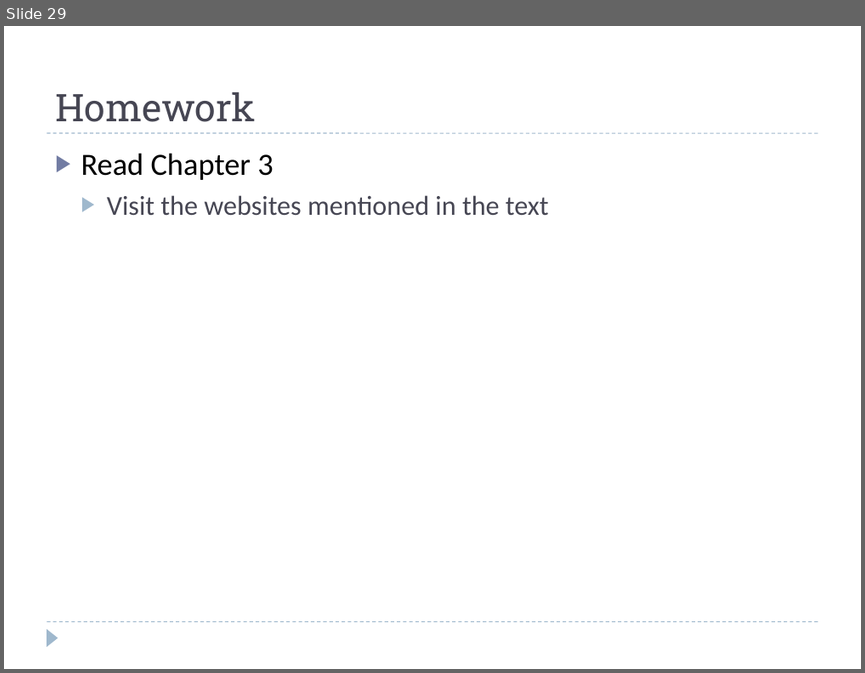
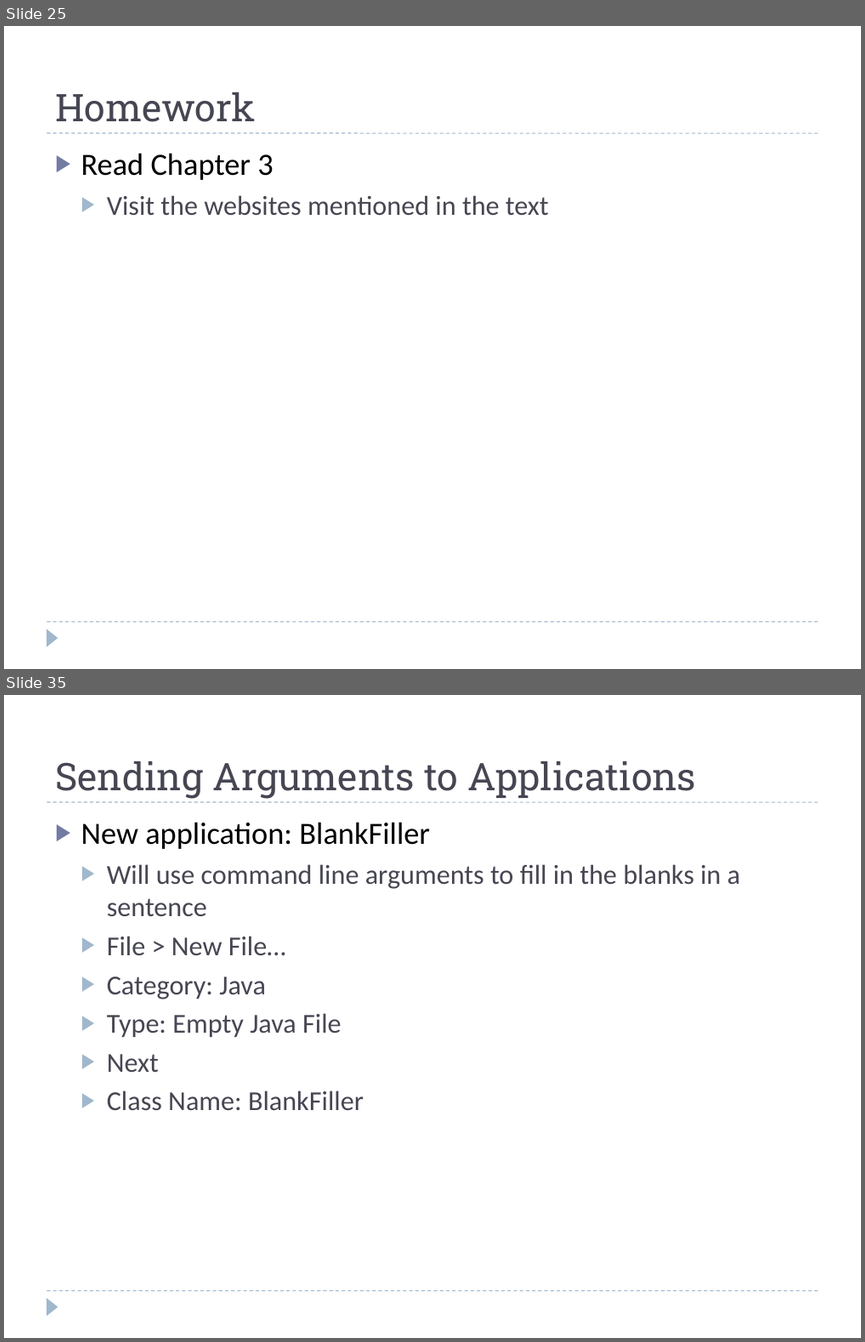
Before and after one commit to fujiboy/JavaClass_2013_Summer, a slide deck: Introduction to Java Programming.pptx. Shown one above the other, each under a label of ours: slide 29 before the commit, slides 25 and 35 after it; the slides between them are not shown. The pictures are 865x673 and 865x1342 pixels, drawn with LibreOffice and Linux fonts; fonts in the diff are those of the drawing; background and template pictures are left out. Boxes give left, top, right and bottom in pixels: in the first picture for what was removed or moved away, otherwise in the second. Text is boxed around its words. In the diff, an @@ line names an element or a change of style, - is before the commit and + after.

Commit message:
Partial Updates for Chapter 4
Added Root and BlankFiller examples, updated PPT

```diff
--- a/Introduction to Java Programming.pptx
+++ b/Introduction to Java Programming.pptx
@@ slide 35 added at [4, 695, 861, 1338], background #FFFFFF; not listed: 3 template elements that a slide beside it also shows @@
@@ title added at [55, 761, 696, 799], 32 pt, text #464653 @@
+Sending Arguments to Applications
@@ text added at [81, 822, 740, 1110], 23 pt, text #464653 @@
+▶ New application: BlankFiller
+  ▶ Will use command line arguments to fill in the blanks in a sentence
+  ▶ File > New File…
+  ▶ Category: Java
+  ▶ Type: Empty Java File
+  ▶ Next
+  ▶ Class Name: BlankFiller
@@ what was slide 29 is now slide 25 @@
```
Also in this commit, not shown: 1 slide changed, 14 other slides added, 3 slides removed, 3 other files.
